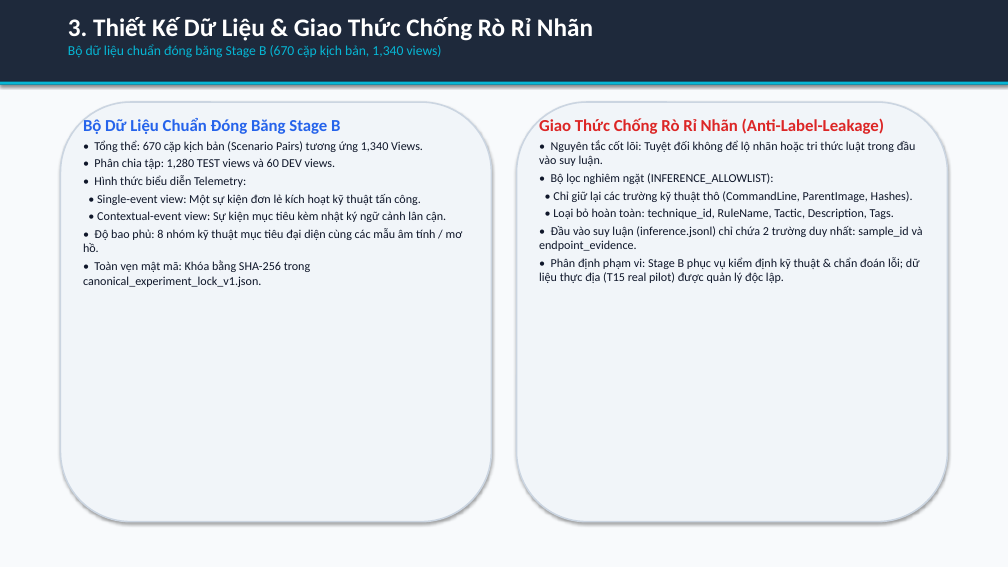
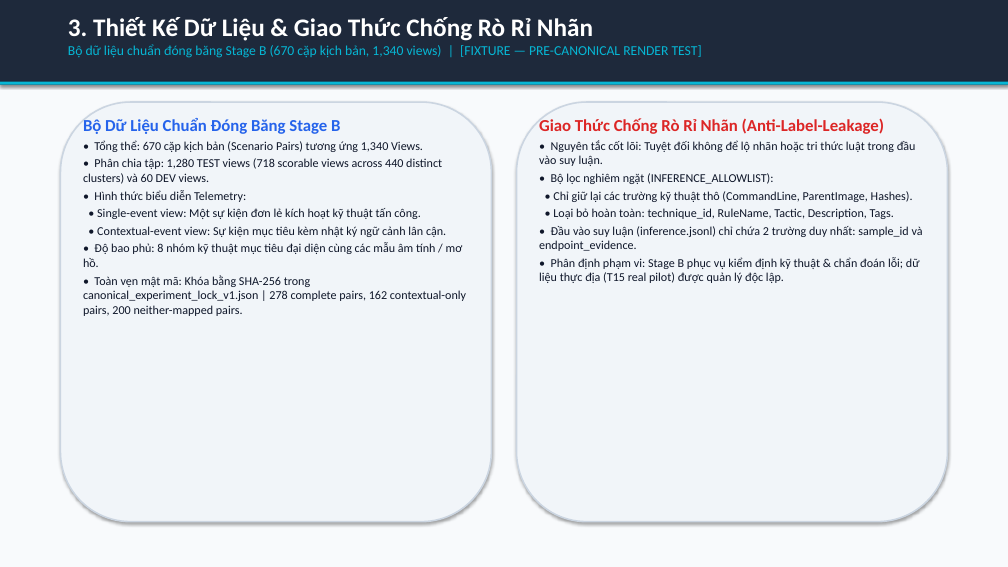
Before and after one commit to habachcp6/RAG2ATTCK, a slide deck: slide 4 of docs/presentation/slides.pptx. Drawn at 1008x567 pixels with LibreOffice and Linux fonts; fonts in the diff are those of the drawing. Boxes give left, top, right and bottom in pixels: in the first picture for what was removed or moved away, otherwise in the second. Text is boxed around its words. In the diff, an @@ line names an element or a change of style, - is before the commit and + after.

```diff
--- a/docs/presentation/slides.pptx
+++ b/docs/presentation/slides.pptx
@@ text at box(68, 44, 702, 58): text changed @@
-Bộ dữ liệu chuẩn đóng băng Stage B (670 cặp kịch bản, 1,340 views)
+Bộ dữ liệu chuẩn đóng băng Stage B (670 cặp kịch bản, 1,340 views) | [FIXTURE — PRE-CANONICAL RENDER TEST]
@@ text at box(83, 158, 442, 184): text changed @@
-• Phân chia tập: 1,280 TEST views và 60 DEV views.
+• Phân chia tập: 1,280 TEST views (718 scorable views across 440 distinct clusters) và 60 DEV views.
@@ text at box(83, 275, 466, 316): text changed @@
-• Toàn vẹn mật mã: Khóa bằng SHA-256 trong canonical_experiment_lock_v1.json.
+• Toàn vẹn mật mã: Khóa bằng SHA-256 trong canonical_experiment_lock_v1.json | 278 complete pairs, 162 contextual-only pairs, 200 neither-mapped pairs.
```
Also in this commit, not shown: 11 other slides changed, 17 other files.
